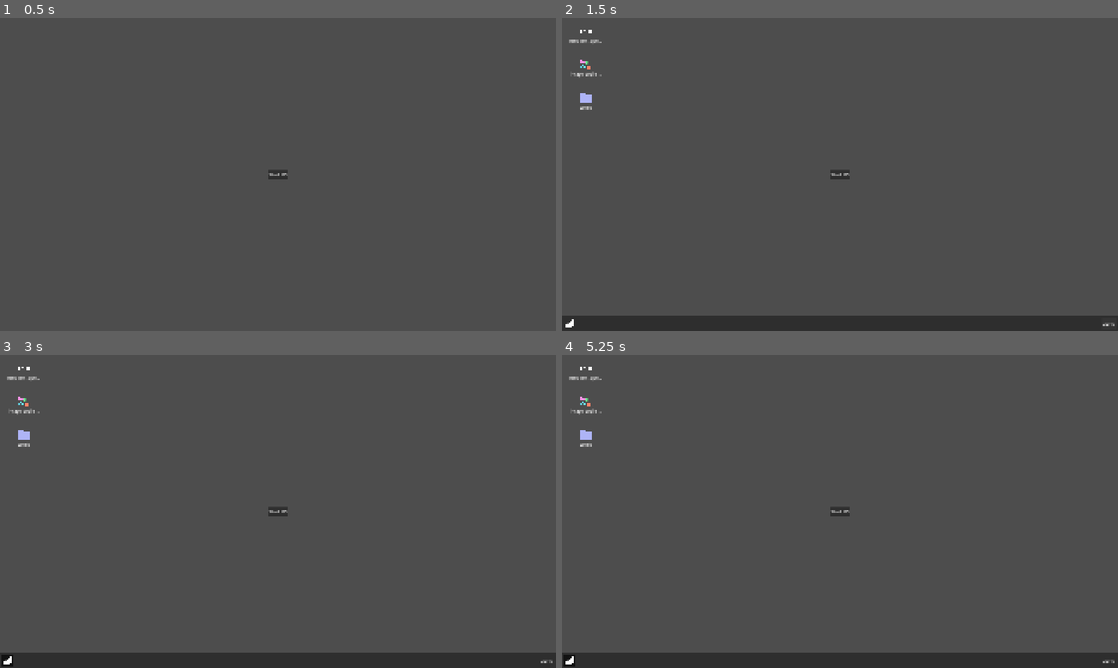
Above: before the commit, frames 1-4 (two rows, left to right).
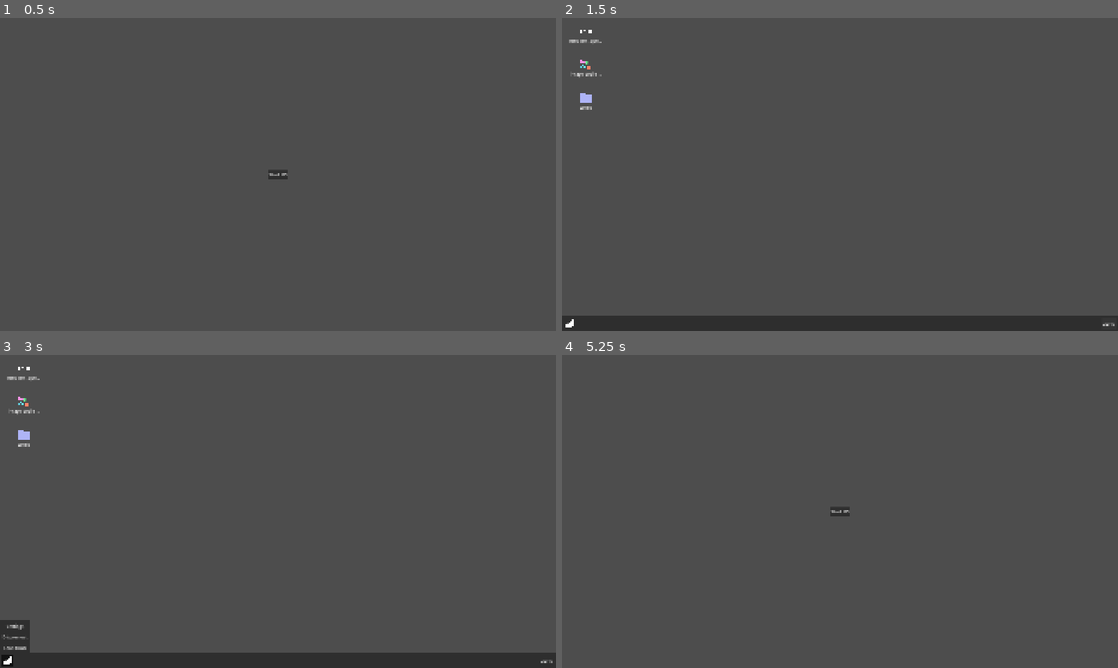
Above: after the commit, the same moments.

Repository: Dherleth/melon-os
Game: Godot game, scene res://your_main_scene.tscn
Two runs of this game, one before a commit and one after it. Both use one fixed random seed, a clock stepped at 60 frames per second and the inputs below.
Inputs (mouse positions are in pixels of both pictures, inside the frame that each line leads up to):
- Up to frame 1 (0.5 s): no input
- Up to frame 2 (1.5 s): click "Start OS" at 0.5 s; click "22:13" at 1.25 s
- Up to frame 3 (3 s): click (278, 511) at 2 s, where only the run before the commit has a clickable "Start OS"; click (5, 661) at 2.75 s
- Up to frame 4 (5.25 s): click (578, 627) at 3.5 s, where only the run after the commit has a clickable "Settings"; click (578, 636) at 4.25 s, where only the run after the commit has a clickable "Disconnect"; click (578, 646) at 5 s, where only the run after the commit has a clickable "Shutdown"

Frame 1 is identical in both runs. In frame 2, less than 0.1% of the frame differs, in the area x 48-52%, y 48-52%; in frame 3, 0.6%; in frame 4, 5.1%, in the area x 0-100%, y 3-100%.

Commit message:
start menu

Diff:
--- a/os/core/os_system/os_system.gd
+++ b/os/core/os_system/os_system.gd
@@ -1,5 +1,7 @@
 class_name OsSystem
-extends Node
+extends Control
+
+signal turned_off
 
 @export var os_definition: OsSystemDefinition = preload("res://os/data/os/melon_os_definiton.tres")
 
@@ -11,15 +13,18 @@
 var app_manager: OsAppManager = OsAppManager.new()
 
 func _ready() -> void:
+	hide()
 	app_manager.os_system = self
 	app_manager.windows_container = os_window_container
 	app_manager.task_bar = os_task_bar
+
+	os_task_bar.os_system = self
 
 	os_desktop.os_system = self
 	os_desktop.setup()
 
 
-# Determines the app to use to open the file with FILE_ASSOCIATIONS.
+# Determines the app to use to open a file.
 # The app then has the responsability to know how to open the file and use the
 # data in it.
 func open_file(file_path: String):
@@ -44,3 +49,12 @@
 		return definition
 
 	return null
+
+
+func turn_on() -> void:
+	show()
+
+
+func turn_off() -> void:
+	hide()
+	turned_off.emit()
--- a/os/core/os_system/os_system.tscn
+++ b/os/core/os_system/os_system.tscn
@@ -28,12 +28,8 @@
 
 [node name="OsTaskBar" parent="." unique_id=656516641 instance=ExtResource("4_nhvy6")]
 layout_mode = 1
-anchors_preset = 12
-anchor_top = 1.0
-anchor_bottom = 1.0
-offset_top = -40.0
-offset_bottom = 0.0
-grow_vertical = 0
+offset_top = -50.0
+offset_bottom = -50.0
 
 [node name="OsNotificationCenter" parent="." unique_id=1243728760 instance=ExtResource("4_l4gxm")]
 layout_mode = 1
--- a/os/core/os_task_bar/os_task_bar.gd
+++ b/os/core/os_task_bar/os_task_bar.gd
@@ -1,11 +1,17 @@
 class_name OsTaskBar
-extends PanelContainer
+extends Control
 
-@onready var app_buttons_container: HBoxContainer = $MarginContainer/HBoxContainer/AppButtonsContainer
-@onready var time_button: Button = $MarginContainer/HBoxContainer/TimeButton
+@onready var app_buttons_container: HBoxContainer = $Bar/MarginContainer/HBoxContainer/AppButtonsContainer
+@onready var time_button: Button = $Bar/MarginContainer/HBoxContainer/TimeButton
+@onready var bar: PanelContainer = $Bar
+@onready var menu: PanelContainer = $Menu
+@onready var start_button: Button = $Bar/MarginContainer/HBoxContainer/StartButton
 
+var os_system: OsSystem
 var app_button_scene: PackedScene = preload("res://os/core/os_task_bar/app_button/os_task_bar_app_button.tscn")
 
+func _ready() -> void:
+	menu.hide()
 
 func _process(_delta: float) -> void:
 	time_button.text = str(Time.get_time_dict_from_system()["hour"]).pad_zeros(2) + ":" + str(Time.get_time_dict_from_system()["minute"]).pad_zeros(2)
@@ -20,8 +26,21 @@
 
 
 func set_app_buttons_focus(app_window: OsWindow) -> void:
+	start_button.set_pressed(false)
 	for button in app_buttons_container.get_children():
 		if button.app_window == app_window:
 			button.set_pressed_no_signal(true)
 		else:
 			button.set_pressed_no_signal(false)
+
+
+func get_bar_height() -> float:
+	return bar.size.x
+
+
+func _on_shutdown_button_pressed() -> void:
+	os_system.turn_off()
+
+
+func _on_start_button_toggled(toggled_on: bool) -> void:
+	menu.visible = toggled_on
--- a/os/core/os_task_bar/os_task_bar.tscn
+++ b/os/core/os_task_bar/os_task_bar.tscn
@@ -2,6 +2,12 @@
 
 [ext_resource type="Script" uid="uid://cfn7tw0tdq3wj" path="res://os/core/os_task_bar/os_task_bar.gd" id="1_h132n"]
 [ext_resource type="Texture2D" uid="uid://b73yw38up2hm2" path="res://os/core/os_task_bar/start_button_icon.png" id="2_8jesn"]
+
+[sub_resource type="StyleBoxEmpty" id="StyleBoxEmpty_l4ecp"]
+content_margin_left = 4.0
+content_margin_top = 4.0
+content_margin_right = 4.0
+content_margin_bottom = 4.0
 
 [sub_resource type="StyleBoxEmpty" id="StyleBoxEmpty_8jesn"]
 content_margin_left = 4.0
@@ -15,27 +21,73 @@
 content_margin_right = 4.0
 content_margin_bottom = 4.0
 
-[node name="OsTaskBar" type="PanelContainer" unique_id=656516641]
+[node name="OsTaskBar" type="Control" unique_id=309195184]
+layout_mode = 3
+anchors_preset = 12
+anchor_top = 1.0
+anchor_right = 1.0
+anchor_bottom = 1.0
+grow_horizontal = 2
+grow_vertical = 0
+script = ExtResource("1_h132n")
+
+[node name="Menu" type="PanelContainer" parent="." unique_id=180618916]
+layout_mode = 1
+anchors_preset = 2
+anchor_top = 1.0
+anchor_bottom = 1.0
+offset_top = -76.0
+offset_right = 97.0
+grow_vertical = 0
+size_flags_horizontal = 0
+
+[node name="MarginContainer" type="MarginContainer" parent="Menu" unique_id=1154871860]
+layout_mode = 2
+theme_override_constants/margin_left = 5
+theme_override_constants/margin_top = 5
+theme_override_constants/margin_right = 5
+theme_override_constants/margin_bottom = 5
+
+[node name="VBoxContainer" type="VBoxContainer" parent="Menu/MarginContainer" unique_id=1645094496]
+layout_mode = 2
+theme_override_constants/separation = 6
+
+[node name="SettingsButton" type="Button" parent="Menu/MarginContainer/VBoxContainer" unique_id=196127093]
+layout_mode = 2
+theme_override_styles/normal = SubResource("StyleBoxEmpty_l4ecp")
+text = "Settings"
+
+[node name="DisconnectButton" type="Button" parent="Menu/MarginContainer/VBoxContainer" unique_id=333222765]
+layout_mode = 2
+theme_override_styles/normal = SubResource("StyleBoxEmpty_l4ecp")
+text = "Disconnect"
+
+[node name="ShutdownButton" type="Button" parent="Menu/MarginContainer/VBoxContainer" unique_id=1667864042]
+layout_mode = 2
+theme_override_styles/normal = SubResource("StyleBoxEmpty_l4ecp")
+text = "Shutdown"
+
+[node name="Bar" type="PanelContainer" parent="." unique_id=656516641]
 custom_minimum_size = Vector2(0, 50)
 custom_maximum_size = Vector2(-1, 50)
+layout_mode = 1
 anchors_preset = -1
 anchor_right = 1.0
 anchor_bottom = 0.046296295
 offset_bottom = 16.666664
 grow_horizontal = 2
-script = ExtResource("1_h132n")
 metadata/_edit_use_anchors_ = true
 
-[node name="MarginContainer" type="MarginContainer" parent="." unique_id=1171652014]
+[node name="MarginContainer" type="MarginContainer" parent="Bar" unique_id=1171652014]
 layout_mode = 2
 theme_override_constants/margin_left = 5
 theme_override_constants/margin_right = 5
 
-[node name="HBoxContainer" type="HBoxContainer" parent="MarginContainer" unique_id=175750961]
+[node name="HBoxContainer" type="HBoxContainer" parent="Bar/MarginContainer" unique_id=175750961]
 layout_mode = 2
 size_flags_vertical = 4
 
-[node name="StartButton" type="Button" parent="MarginContainer/HBoxContainer" unique_id=480910108]
+[node name="StartButton" type="Button" parent="Bar/MarginContainer/HBoxContainer" unique_id=480910108]
 custom_minimum_size = Vector2(40, 40)
 custom_maximum_size = Vector2(40, 40)
 layout_mode = 2
@@ -45,13 +97,16 @@
 icon_alignment = 1
 expand_icon = true
 
-[node name="AppButtonsContainer" type="HBoxContainer" parent="MarginContainer/HBoxContainer" unique_id=408461945]
+[node name="AppButtonsContainer" type="HBoxContainer" parent="Bar/MarginContainer/HBoxContainer" unique_id=408461945]
 layout_mode = 2
 size_flags_horizontal = 3
 size_flags_vertical = 4
 theme_override_constants/separation = 6
 
-[node name="TimeButton" type="Button" parent="MarginContainer/HBoxContainer" unique_id=913522020]
+[node name="TimeButton" type="Button" parent="Bar/MarginContainer/HBoxContainer" unique_id=913522020]
 layout_mode = 2
 theme_override_styles/normal = SubResource("StyleBoxEmpty_a7j7a")
 text = "00:00"
+
+[connection signal="pressed" from="Menu/MarginContainer/VBoxContainer/ShutdownButton" to="." method="_on_shutdown_button_pressed"]
+[connection signal="toggled" from="Bar/MarginContainer/HBoxContainer/StartButton" to="." method="_on_start_button_toggled"]
--- a/os/core/os_window/os_window.gd
+++ b/os/core/os_window/os_window.gd
@@ -44,7 +44,7 @@
 	# We just limit the sizes they give us so the window is still usable.
 	# So we suspect they would place the window between 0 and 10 pixels from the top at most
 	# if they use all the usable space
-	var usable_height = get_viewport_rect().size.y - app_instance.os_system.os_task_bar.size.y - 10
+	var usable_height = get_viewport_rect().size.y - app_instance.os_system.os_task_bar.get_bar_height() - 10
 	var usable_width = get_viewport_rect().size.x
 
 	if window_size.x >= usable_width or window_size.y >= usable_height:
--- a/you_main_scene.gd
+++ b/you_main_scene.gd
@@ -1,8 +1,19 @@
 extends Control
 
 @export var os_scene: PackedScene
+@onready var button: Button = $Button
+
+var os_instance : OsSystem
 
 func _on_button_pressed() -> void:
 	if os_scene:
-		var os_instance := os_scene.instantiate() as OsSystem
+		button.hide()
+		os_instance = os_scene.instantiate() as OsSystem
 		add_child(os_instance)
+		os_instance.turned_off.connect(_on_os_turned_off)
+		os_instance.turn_on()
+
+
+func _on_os_turned_off() -> void:
+	os_instance.queue_free()
+	button.show()
